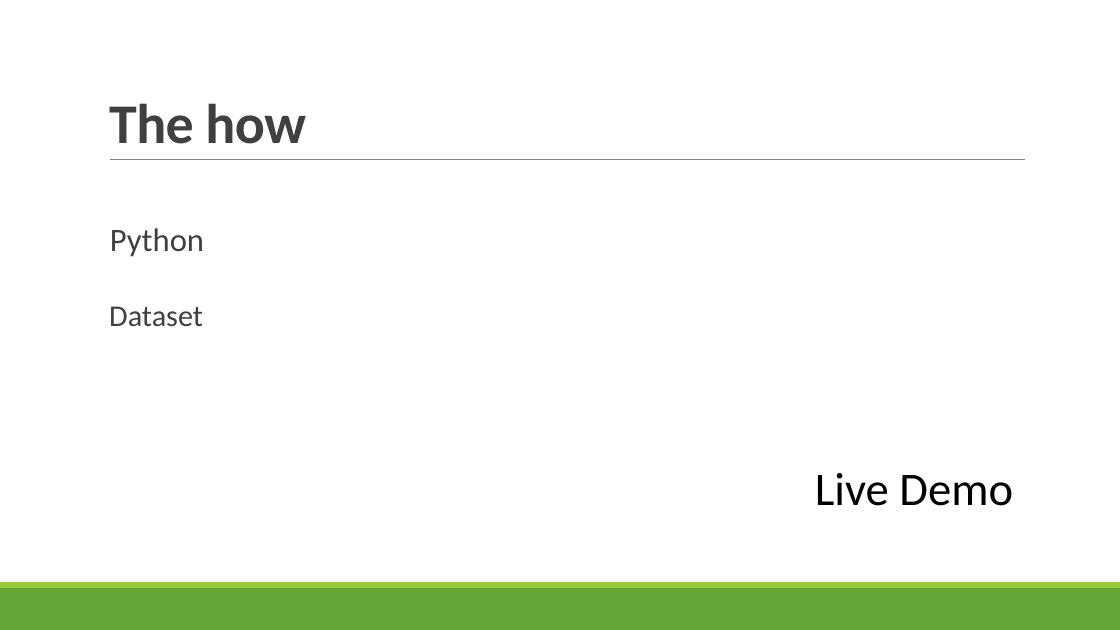
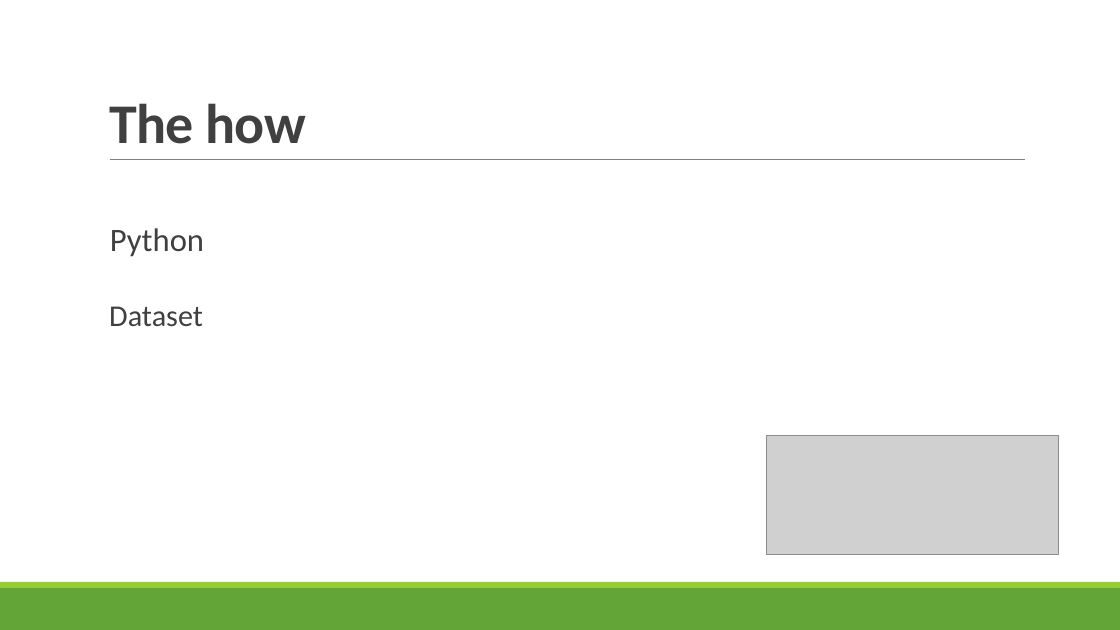
Before and after one commit to meytala/seenopsis, a slide deck: slide 4 of seenopsis_presentation.pptx. Drawn at 1120x630 pixels with LibreOffice and Linux fonts; fonts in the diff are those of the drawing; grey boxes stand for pictures. Boxes give left, top, right and bottom in pixels: in the first picture for what was removed or moved away, otherwise in the second. Text is boxed around its words. In the diff, an @@ line names an element or a change of style, - is before the commit and + after.

```diff
--- a/seenopsis_presentation.pptx
+++ b/seenopsis_presentation.pptx
@@ picture added at [766, 436, 1059, 555] @@
@@ text removed at [815, 473, 1013, 506] @@
-Live Demo
```
Also in this commit, not shown: 5 other slides changed, 1 slide added, 2 other files.
